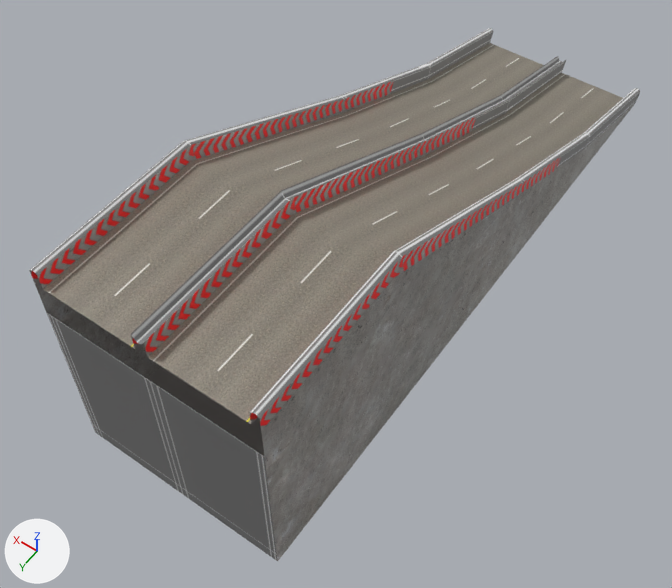
Two versions of the FBX model ImBadAtNamingThings/Assets/Models/heightFO.fbx, one commit apart.
The view is the same before and after, from a 50 mm lens placed at (-0.93, 0.78, 2.16), pointed at (0.0, -0.52, 0.11). The axes (+X, +Y, +Z) are drawn at lower left. The lights are the same throughout. Where no turn or scale is listed for an object, it has been applied to the vertices.

Before the edit, the objects in view are built like this:
```python
mat_heightfo_texture = principled_material('heightFO_Texture')
mat_heightfo_texture.texture = img_flyoverfull_heightfoshape_jpg
me_mesh = bpy.data.meshes.new('Mesh')
me_mesh.from_pydata(...)  # 121 vertices, 107 faces; spans x -0.3..0.3, y -1.03..1.03, z -0.34..0.34
me_mesh.materials.append(mat_heightfo_texture)  # picture img_flyoverfull_heightfoshape_jpg
ob_heightfo = bpy.data.objects.new('heightFO', me_mesh)
ob_heightfo.location = (0.0, -0.878, 0.34)
```
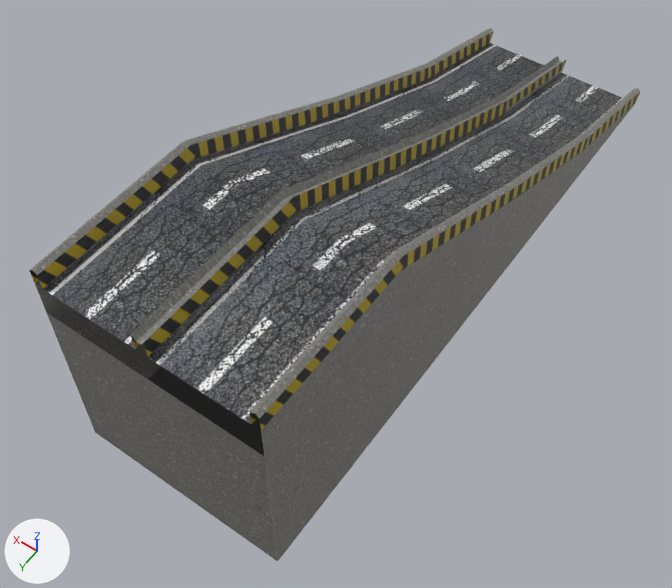
The newer file is also turned or shifted as a whole; pictures and numbers use the older file's frame.

Location of each change, [x1, y1, x2, y2] in pixels of the pictures (672 x 588 px):
'heightFO', surface changed
    both: [29, 28, 640, 561]

The change, as a diff of the scene's bpy script:
```diff
--- a/ImBadAtNamingThings/Assets/Models/heightFO.fbx.py
+++ b/ImBadAtNamingThings/Assets/Models/heightFO.fbx.py
@@ img_heightfo_uv_png @@
+img_heightfo_uv_png = load_image('heightFO_UV.png', '_unpacked/heightFO_UV.png', 2048, 2048, 'sRGB')
@@ mat_heightfo_texture @@
 mat_heightfo_texture = principled_material('heightFO_Texture')
-mat_heightfo_texture.texture = img_flyoverfull_heightfoshape_jpg
+mat_heightfo_texture.texture = img_heightfo_uv_png
```
